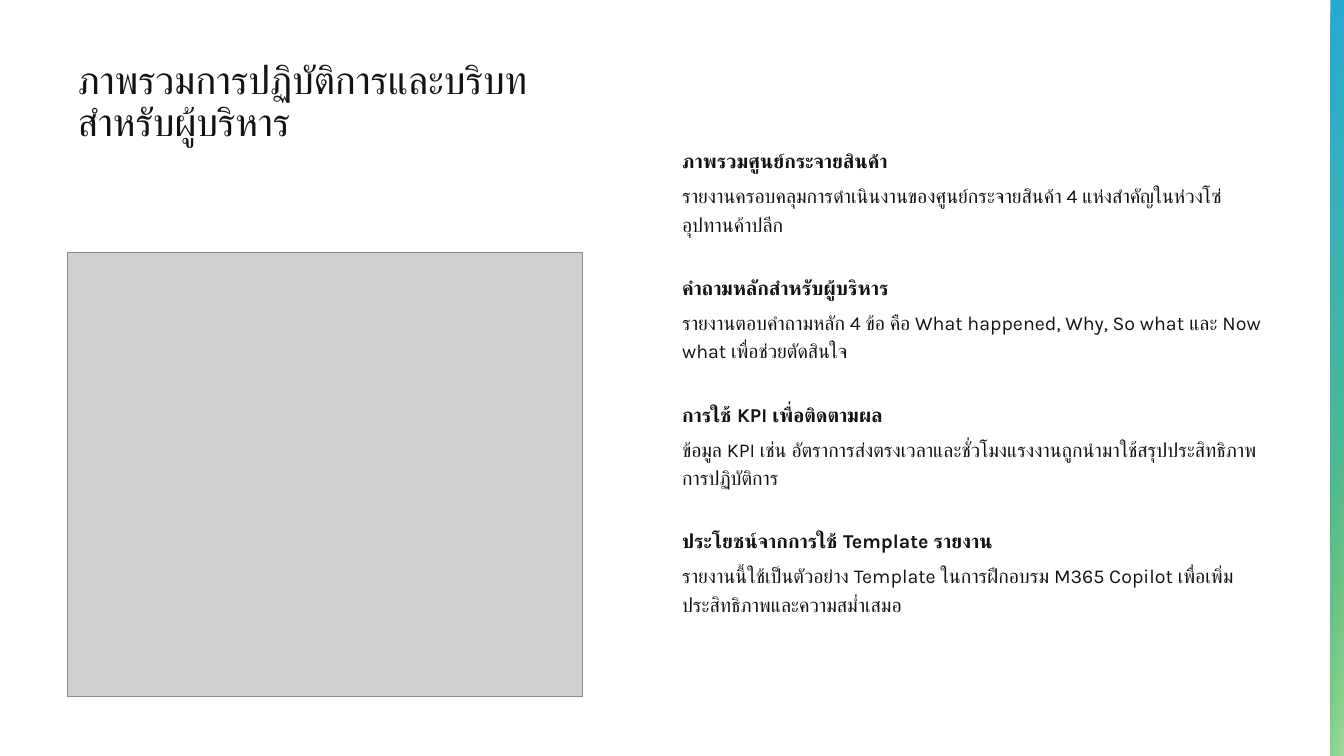
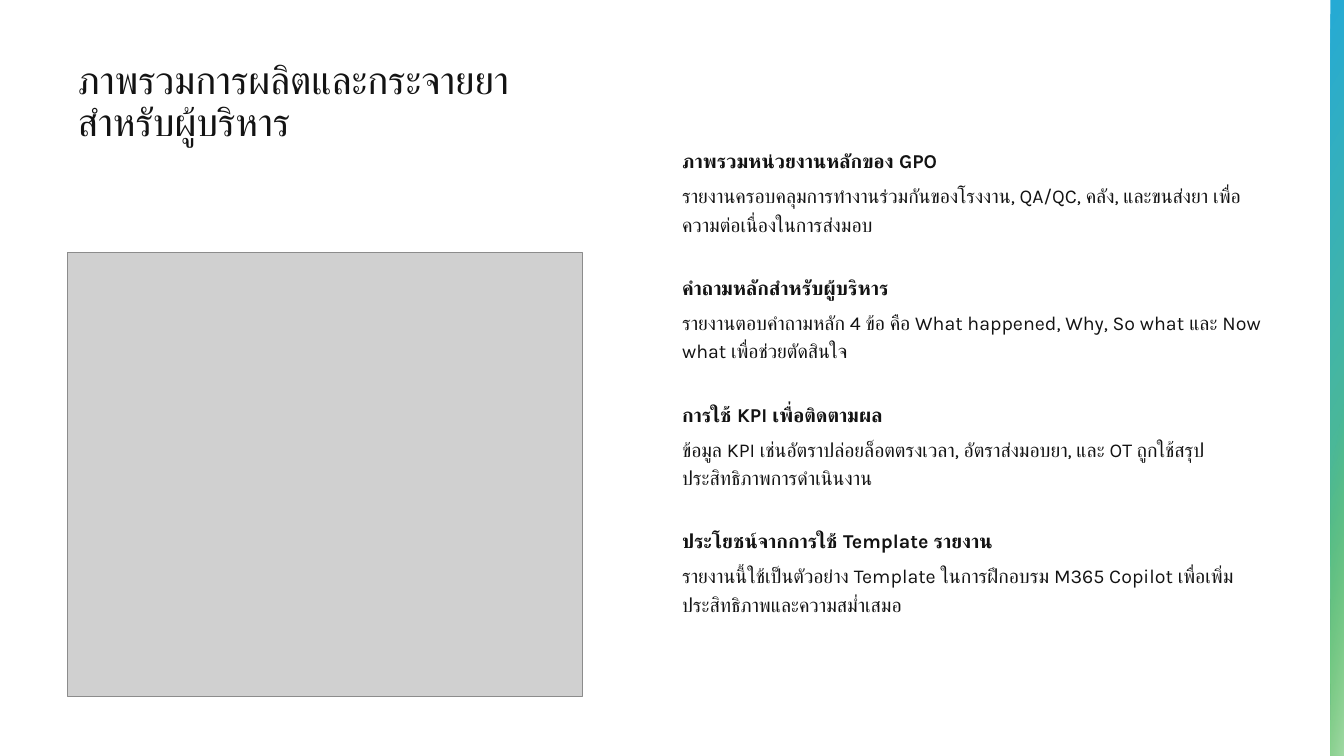
Before and after one commit to teerasej/ai-for-everyone, a slide deck: slide 3 of files/CPALL_Lab_PPT_Executive_Update_Template.pptx. Drawn at 1344x756 pixels with LibreOffice and Linux fonts; fonts in the diff are those of the drawing; grey boxes stand for pictures. Boxes give left, top, right and bottom in pixels: in the first picture for what was removed or moved away, otherwise in the second. Text is boxed around its words. In the diff, an @@ line names an element or a change of style, - is before the commit and + after.

```diff
--- a/files/CPALL_Lab_PPT_Executive_Update_Template.pptx
+++ b/files/CPALL_Lab_PPT_Executive_Update_Template.pptx
@@ title at box(78, 64, 509, 147): text changed @@
-ภาพรวมการปฏิบัติการและบริบทสำหรับผู้บริหาร
+ภาพรวมการผลิตและกระจายยา สำหรับผู้บริหาร
@@ text at box(682, 153, 1241, 232): text changed @@
-ภาพรวมศูนย์กระจายสินค้า
-  รายงานครอบคลุมการดำเนินงานของศูนย์กระจายสินค้า 4 แห่งสำคัญในห่วงโซ่อุปทานค้าปลีก
+ภาพรวมหน่วยงานหลักของ GPO
+  รายงานครอบคลุมการทำงานร่วมกันของโรงงาน, QA/QC, คลัง, และขนส่งยา เพื่อความต่อเนื่องในการส่งมอบ
@@ text at box(682, 442, 1204, 485): text changed @@
-  ข้อมูล KPI เช่น อัตราการส่งตรงเวลาและชั่วโมงแรงงานถูกนำมาใช้สรุปประสิทธิภาพการปฏิบัติการ
+  ข้อมูล KPI เช่นอัตราปล่อยล็อตตรงเวลา, อัตราส่งมอบยา, และ OT ถูกใช้สรุปประสิทธิภาพการดำเนินงาน
```
Also in this commit, not shown: 5 other slides changed, 8 other files.
